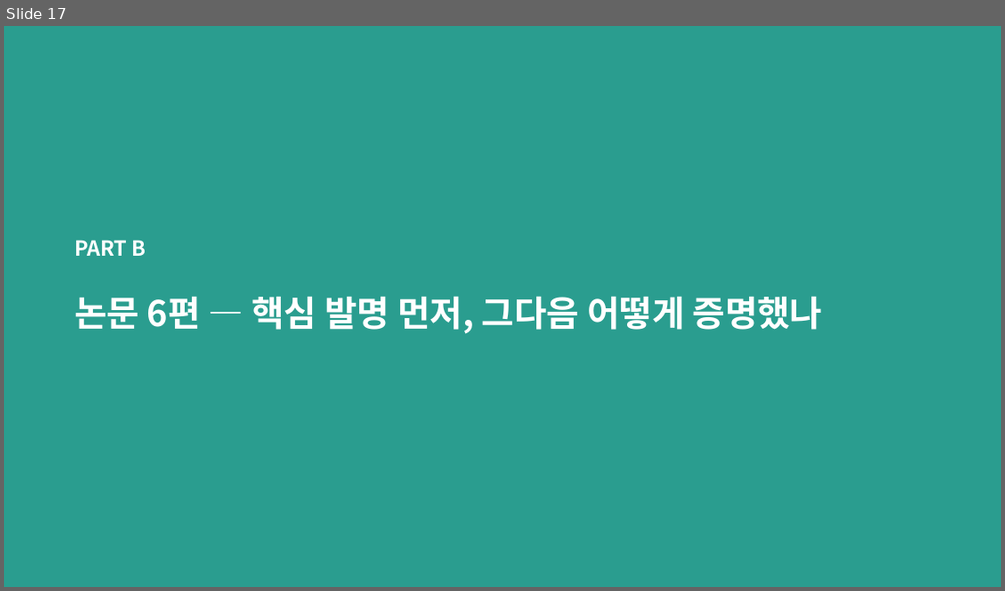
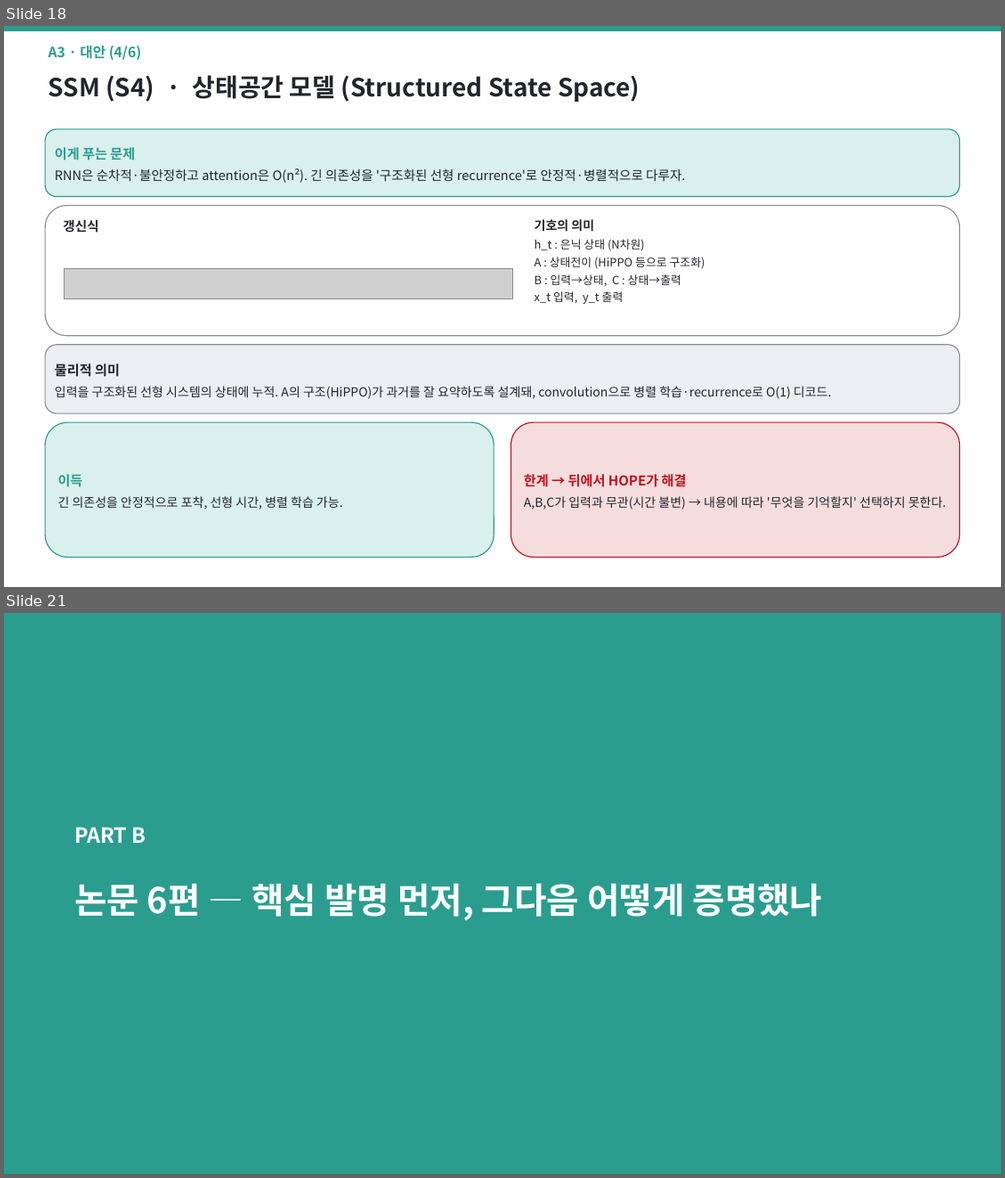
Before and after one commit to jimmylegendary/neural-memory-study, a slide deck: seminar/TTT-seminar.pptx. Shown one above the other, each under a label of ours: slide 17 before the commit, slides 18 and 21 after it; the slides between them are not shown. The pictures are 1005x591 and 1005x1178 pixels, drawn with LibreOffice and Linux fonts; fonts in the diff are those of the drawing; grey boxes stand for pictures. Boxes give left, top, right and bottom in pixels: in the first picture for what was removed or moved away, otherwise in the second. Text is boxed around its words. In the diff, an @@ line names an element or a change of style, - is before the commit and + after.

```diff
--- a/seminar/TTT-seminar.pptx
+++ b/seminar/TTT-seminar.pptx
@@ slide 18 added at [4, 26, 1001, 587], background #FFFFFF @@
@@ rectangle added at [4, 26, 1001, 30], fill #2A9D8F, outline #2A9D8F 1 pt @@
@@ text added at [48, 46, 141, 60], 13.5 pt, text #2A9D8F, bold @@
+A3 · 대안 (4/6)
@@ text added at [48, 75, 639, 102], 24 pt, text #22252B, bold @@
+SSM (S4) · 상태공간 모델 (Structured State Space)
@@ rounded rectangle added at [45, 129, 960, 197], fill #DAF0ED, outline #2A9D8F 1 pt, 12.5 pt, text #22252B @@
+이게 푸는 문제
+RNN은 순차적·불안정하고 attention은 O(n²). 긴 의존성을 '구조화된 선형 recurrence'로 안정적·병렬적으로 다루자.
@@ rounded rectangle added at [45, 206, 960, 336], fill #FFFFFF, outline #8A8F98 1 pt @@
@@ text added at [63, 219, 98, 232], 12.5 pt, text #22252B, bold @@
+갱신식
@@ text added at [534, 219, 705, 304], 11 pt, text #22252B @@
+기호의 의미
+h_t : 은닉 상태 (N차원)
+A : 상태전이 (HiPPO 등으로 구조화)
+B : 입력→상태, C : 상태→출력
+x_t 입력, y_t 출력
@@ picture added at [64, 268, 512, 299] @@
@@ rounded rectangle added at [45, 345, 960, 413], fill #ECEEF1, outline #8A8F98 1 pt, 12 pt, text #22252B @@
+물리적 의미
+입력을 구조화된 선형 시스템의 상태에 누적. A의 구조(HiPPO)가 과거를 잘 요약하도록 설계돼, convolution으로 병렬 학습·recurrence로 O(1) 디코드.
@@ rounded rectangle added at [45, 422, 494, 557], fill #DAF0ED, outline #2A9D8F 1 pt, 12 pt, text #22252B @@
+이득
+긴 의존성을 안정적으로 포착, 선형 시간, 병렬 학습 가능.
@@ rounded rectangle added at [511, 422, 960, 557], fill #F6DDDD, outline #C1121F 1 pt, 12 pt, text #22252B @@
+한계 → 뒤에서 HOPE가 해결
+A,B,C가 입력과 무관(시간 불변) → 내용에 따라 '무엇을 기억할지' 선택하지 못한다.
@@ what was slide 17 is now slide 21 @@
```
Also in this commit, not shown: 5 slides changed, 5 other slides added, 2 slides removed, 13 other files.
